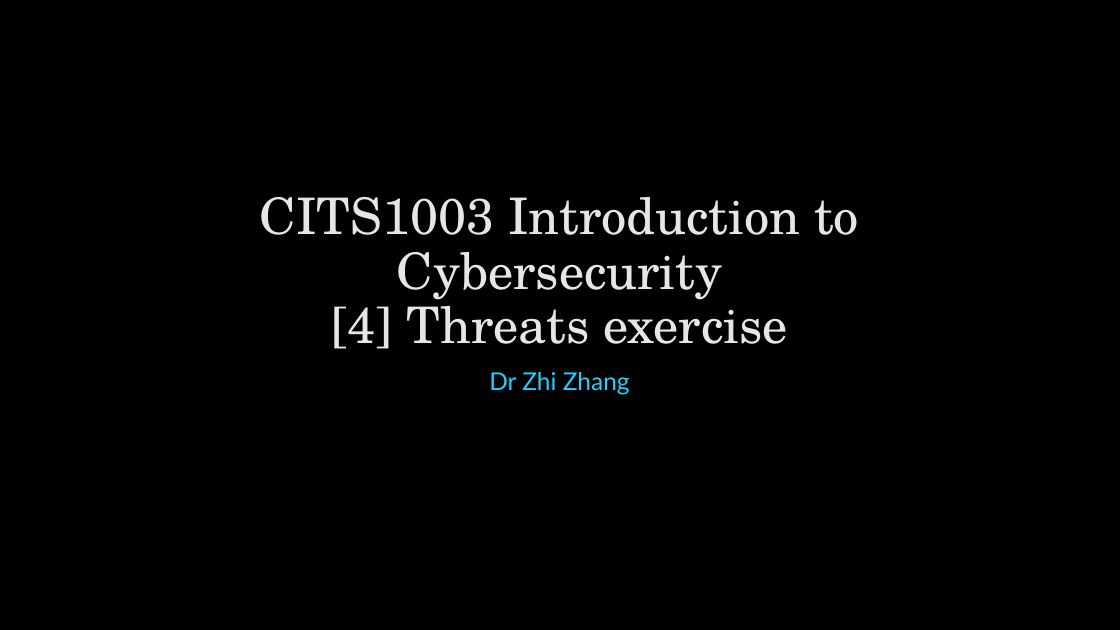
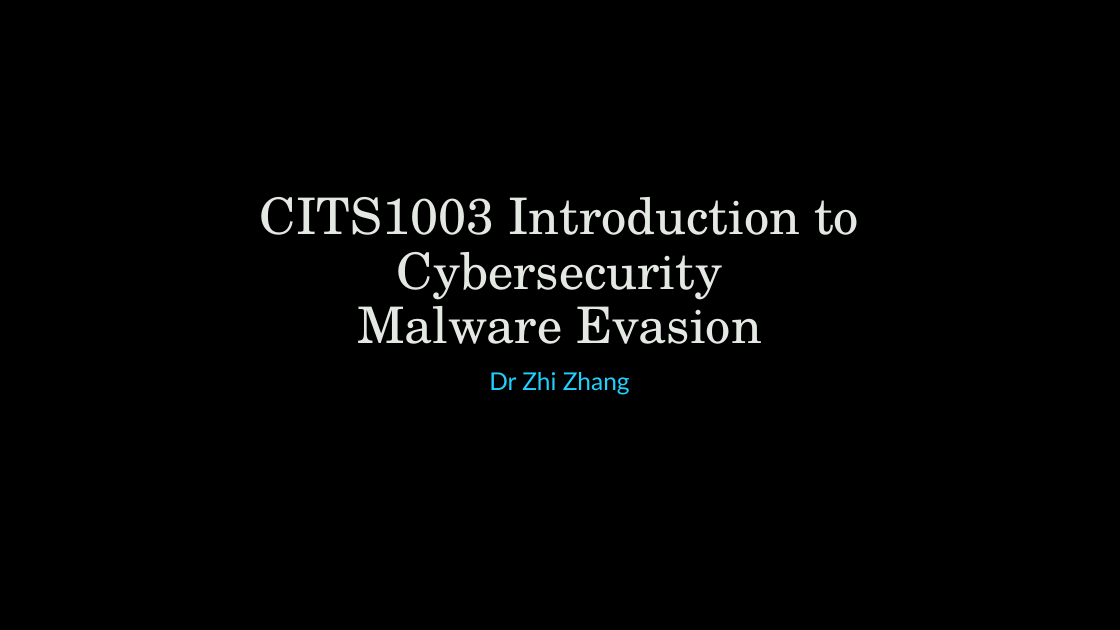
Before and after one commit to robert-mcknight/citx1003, a slide deck: slide 1 of cits1003-lecture_slides/CITS1003-5 Threats - exercises.pptx. Drawn at 1120x630 pixels with LibreOffice and Linux fonts; fonts in the diff are those of the drawing; background and template pictures are left out. Boxes give left, top, right and bottom in pixels: in the first picture for what was removed or moved away, otherwise in the second. Text is boxed around its words. In the diff, an @@ line names an element or a change of style, - is before the commit and + after.

```diff
--- a/cits1003-lecture_slides/CITS1003-5 Threats - exercises.pptx
+++ b/cits1003-lecture_slides/CITS1003-5 Threats - exercises.pptx
@@ title at (260,197,859,344): text changed @@
-CITS1003 Introduction to Cybersecurity
-[4] Threats exercise
+CITS1003 Introduction to Cybersecurity
+Malware Evasion
```
Also in this commit, not shown: 1 other slide changed, 11 slides removed, 7 other files.
